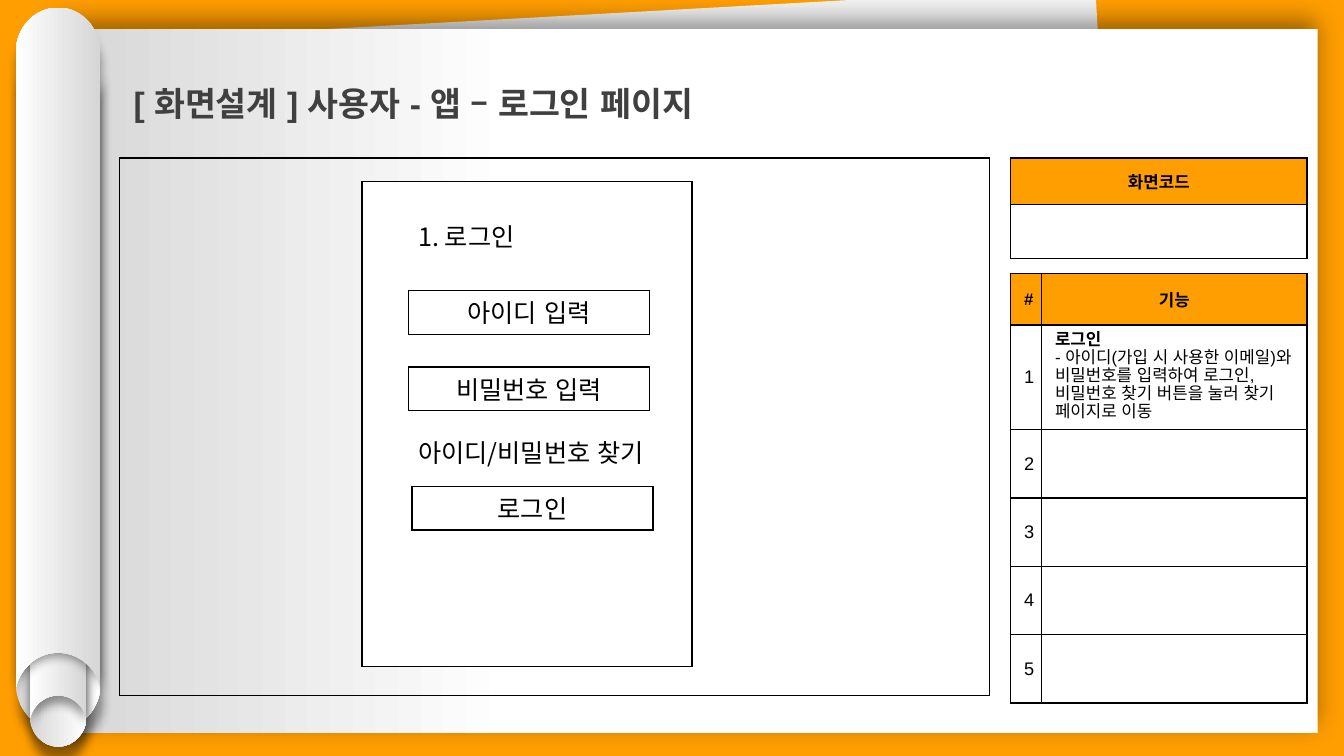
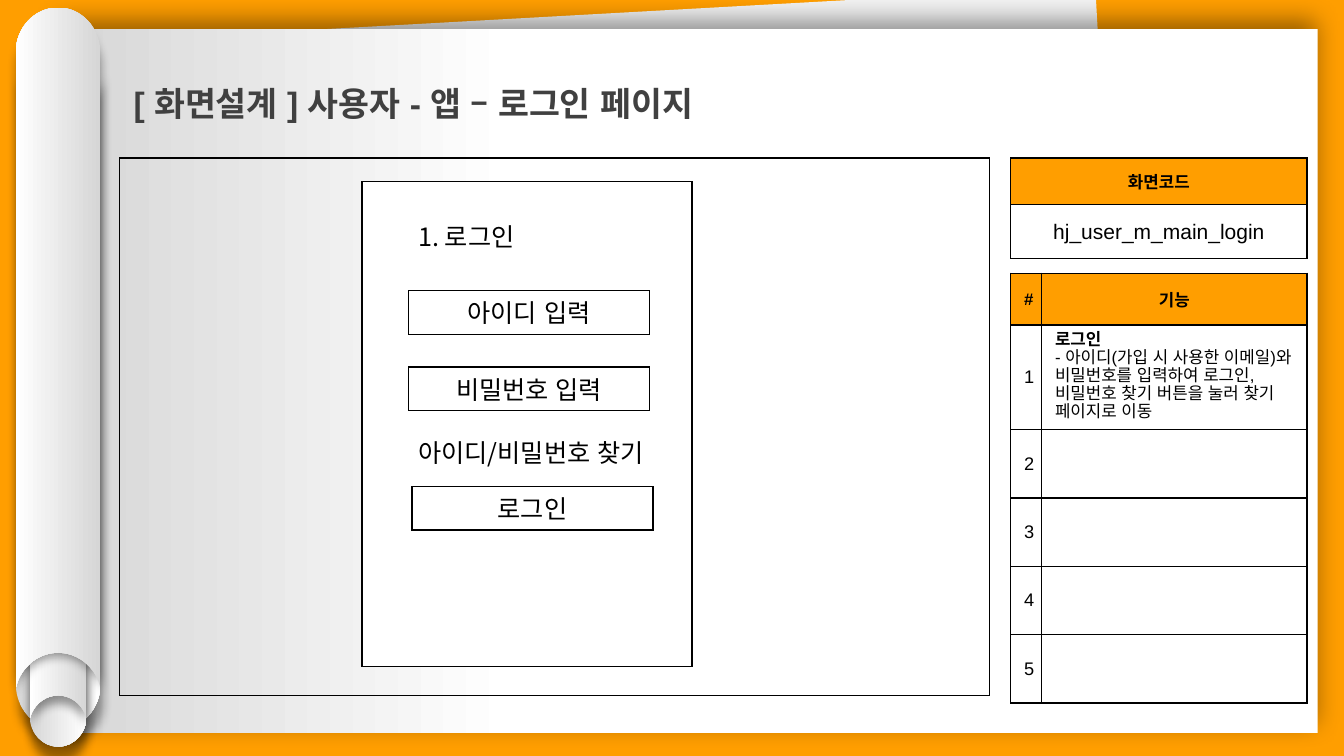
Before and after one commit to hhsw07/ezen-academy-projects, a slide deck: slide 24 of 0 발표용 파워포인트/project06 - 파워포인트 종합 - 형준.pptx. Drawn at 1344x756 pixels with LibreOffice and Linux fonts; fonts in the diff are those of the drawing. Boxes give left, top, right and bottom in pixels: in the first picture for what was removed or moved away, otherwise in the second. Text is boxed around its words. In the diff, an @@ line names an element or a change of style, - is before the commit and + after.

```diff
--- a/0 발표용 파워포인트/project06 - 파워포인트 종합 - 형준.pptx
+++ b/0 발표용 파워포인트/project06 - 파워포인트 종합 - 형준.pptx
@@ table at <box>1011,158,1308,259</box> @@
-row 2, column 1: 
+row 2, column 1: hj_user_m_main_login
```
Also in this commit, not shown: 4 other slides changed, 54 other files.
